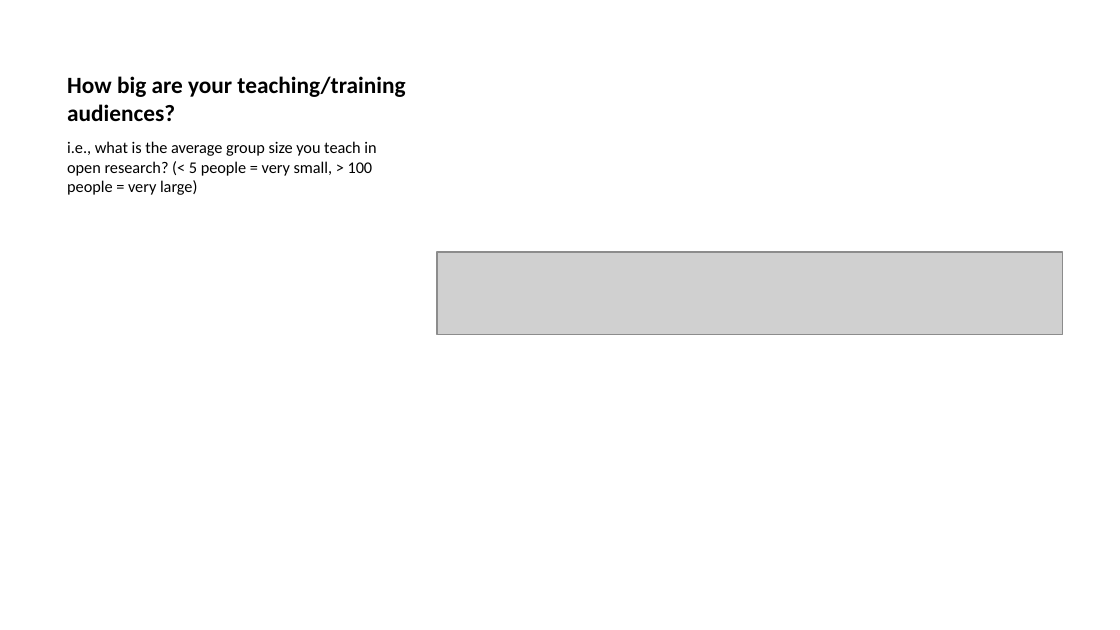
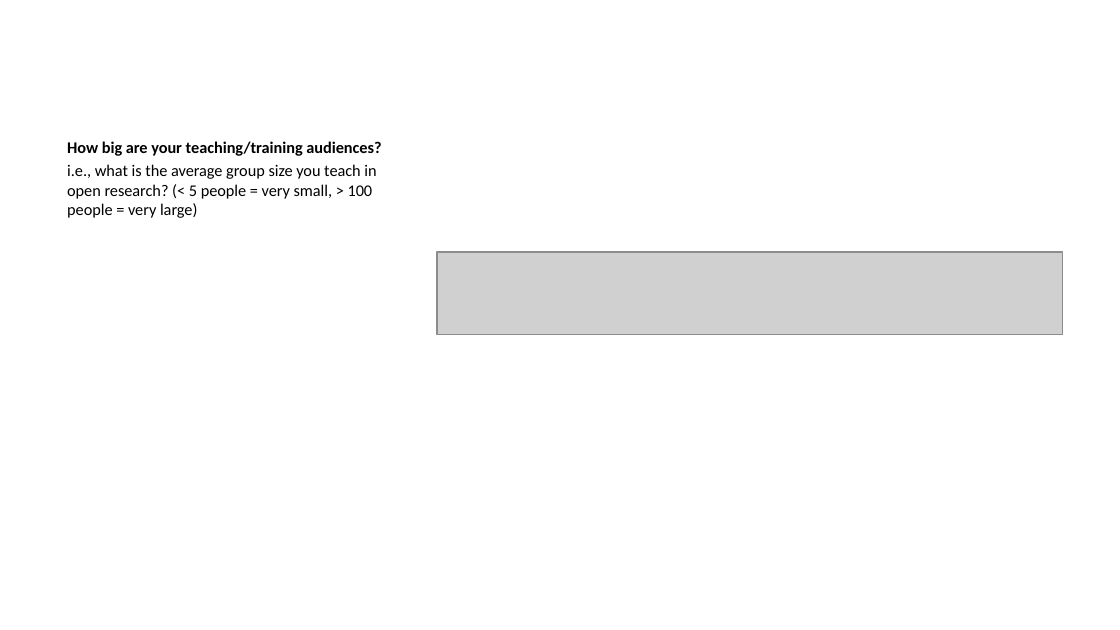
Before and after one commit to lmu-osc/train-the-trainer-student-track-pedagogy, a slide deck: slide 16 of materials/PMM-M1/PMM-M1-S1-Core-Didactic-Principles/PMM-M1-S1-Core-Didactic-Principles-slides.pptx (slide 18 before the commit). Drawn at 1120x630 pixels with LibreOffice and Linux fonts; fonts in the diff are those of the drawing; grey boxes stand for pictures. Boxes give left, top, right and bottom in pixels: in the first picture for what was removed or moved away, otherwise in the second. Text is boxed around its words. In the diff, an @@ line names an element or a change of style, - is before the commit and + after.

```diff
--- a/materials/PMM-M1/PMM-M1-S1-Core-Didactic-Principles/PMM-M1-S1-Core-Didactic-Principles-slides.pptx
+++ b/materials/PMM-M1/PMM-M1-S1-Core-Didactic-Principles/PMM-M1-S1-Core-Didactic-Principles-slides.pptx
@@ title removed at (67,76,405,121) @@
-How big are your teaching/training audiences?
@@ text at (67,141,381,156): paragraph added @@
+How big are your teaching/training audiences?
```
Also in this commit, not shown: 28 other slides changed, 5 slides added, 5 slides removed, 16 other files.
